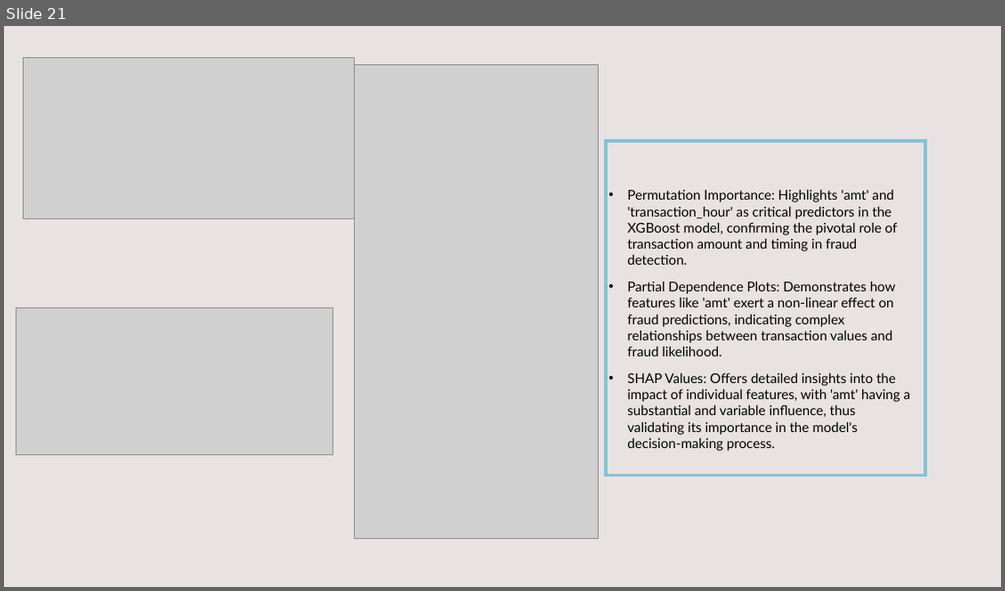
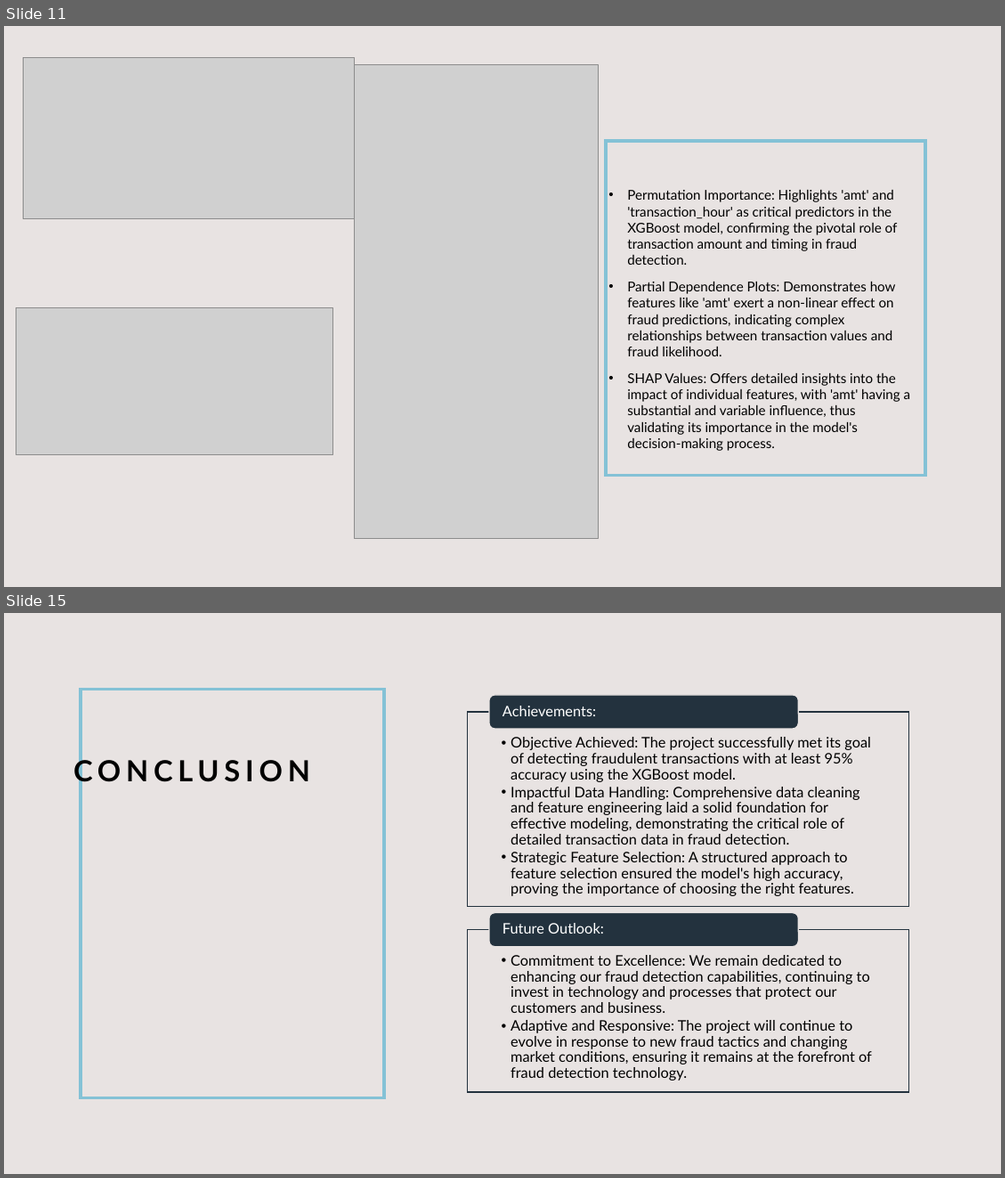
Before and after one commit to AfnanAbdullahi/Capstone_2_Fraud_Detection, a slide deck: Capstone_2_SlideDeck.pptx. Shown one above the other, each under a label of ours: slide 21 before the commit, slides 11 and 15 after it; the slides between them are not shown. The pictures are 1005x591 and 1005x1178 pixels, drawn with LibreOffice and Linux fonts; fonts in the diff are those of the drawing; grey boxes stand for pictures. Boxes give left, top, right and bottom in pixels: in the first picture for what was removed or moved away, otherwise in the second. Text is boxed around its words. In the diff, an @@ line names an element or a change of style, - is before the commit and + after.

```diff
--- a/Capstone_2_SlideDeck.pptx
+++ b/Capstone_2_SlideDeck.pptx
@@ slide 15 added at (4,613,1001,1174), background #E8E3E2 @@
@@ rectangle added at (81,690,384,1098), outline #84C2D6 3 pt @@
@@ title added at (73,755,310,787), 28 pt, text #000000, bold @@
+CONCLUSION
@@ group added at (467,695,909,1092): 4 texts, 2 rectangles, 2 rounded rectangles @@
+  • Objective Achieved: The project successfully met its goal of detecting fraudulent transactions with at least 95% accuracy using the XGBoost model.
+  • Impactful Data Handling: Comprehensive data cleaning and feature engineering laid a solid foundation for effective modeling, demonstrating the critical role of detailed transaction data in fraud detection.
+  • Strategic Feature Selection: A structured approach to feature selection ensured the model's high accuracy, proving the importance of choosing the right features.
+Achievements:
+  • Commitment to Excellence: We remain dedicated to enhancing our fraud detection capabilities, continuing to invest in technology and processes that protect our customers and business.
+  • Adaptive and Responsive: The project will continue to evolve in response to new fraud tactics and changing market conditions, ensuring it remains at the forefront of fraud detection technology.
+Future Outlook:
@@ what was slide 21 is now slide 11 @@
```
Also in this commit, not shown: 8 slides changed, 2 other slides added, 12 slides removed.
